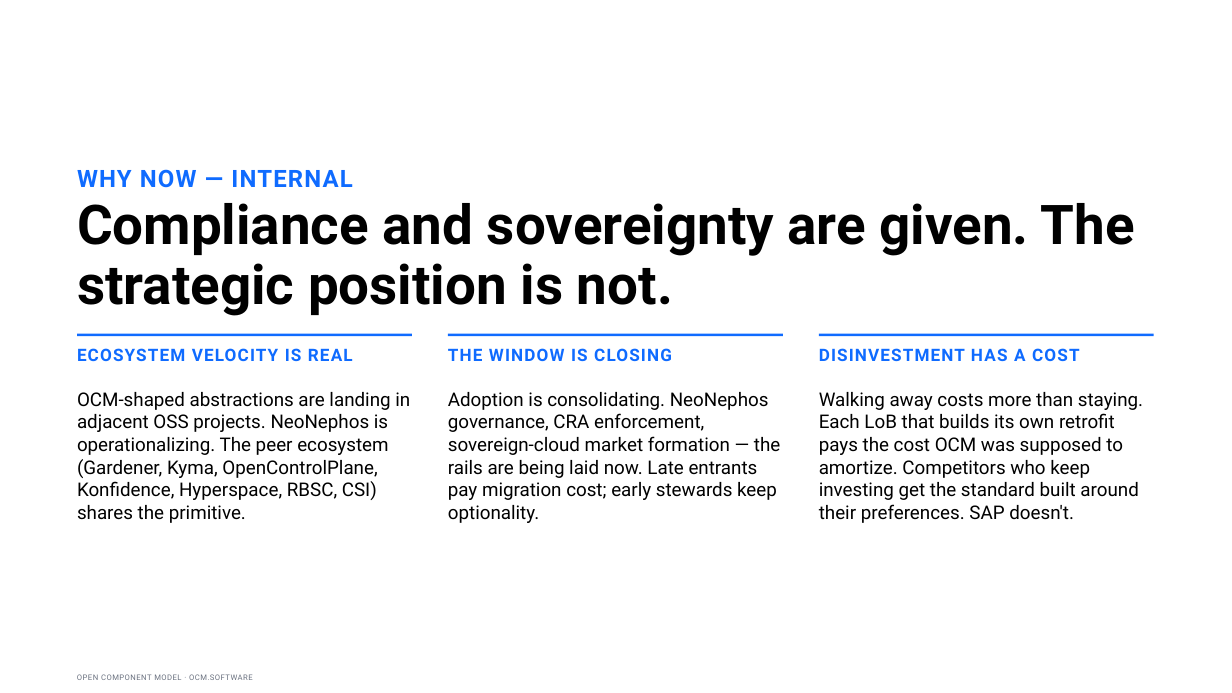
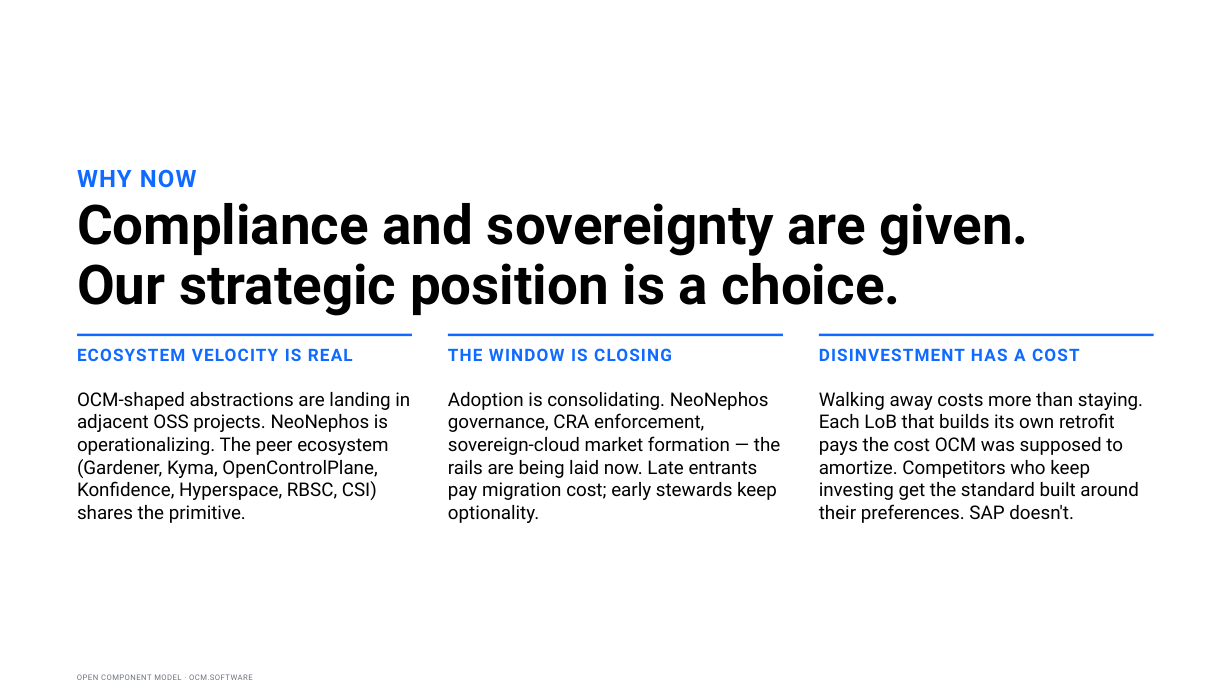
Before and after one commit to morri-son/open-component-model, a slide deck: slide 2 of docs/community/marketing/decks/exec-phase1/OCM-Sovereign-Delivery-Internal-Sponsor.pptx. Drawn at 1232x693 pixels with LibreOffice and Linux fonts; fonts in the diff are those of the drawing. Boxes give left, top, right and bottom in pixels: in the first picture for what was removed or moved away, otherwise in the second. Text is boxed around its words. In the diff, an @@ line names an element or a change of style, - is before the commit and + after.

```diff
--- a/docs/community/marketing/decks/exec-phase1/OCM-Sovereign-Delivery-Internal-Sponsor.pptx
+++ b/docs/community/marketing/decks/exec-phase1/OCM-Sovereign-Delivery-Internal-Sponsor.pptx
@@ text at (77, 169, 197, 188): text changed @@
-WHY NOW — INTERNAL
+WHY NOW
@@ title at (77, 203, 1029, 316): text changed @@
-Compliance and sovereignty are given. The strategic position is not.
+Compliance and sovereignty are given.
+Our strategic position is a choice.
```
Also in this commit, not shown: 9 other slides changed, 16 other files.
